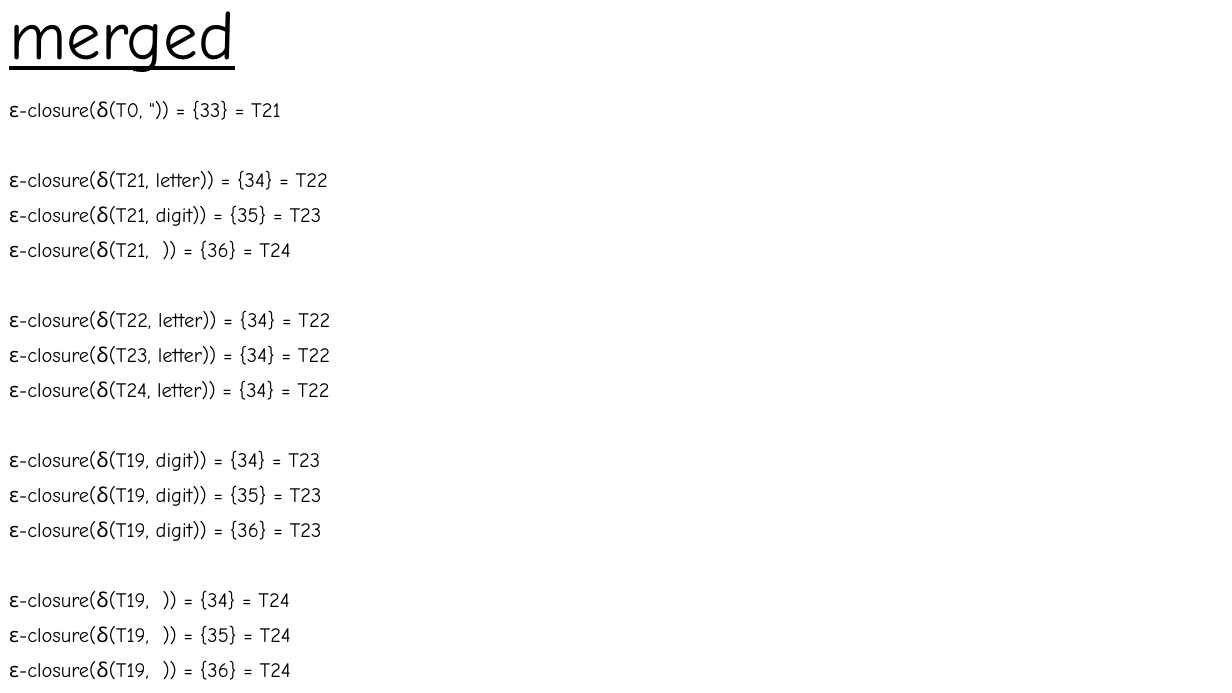
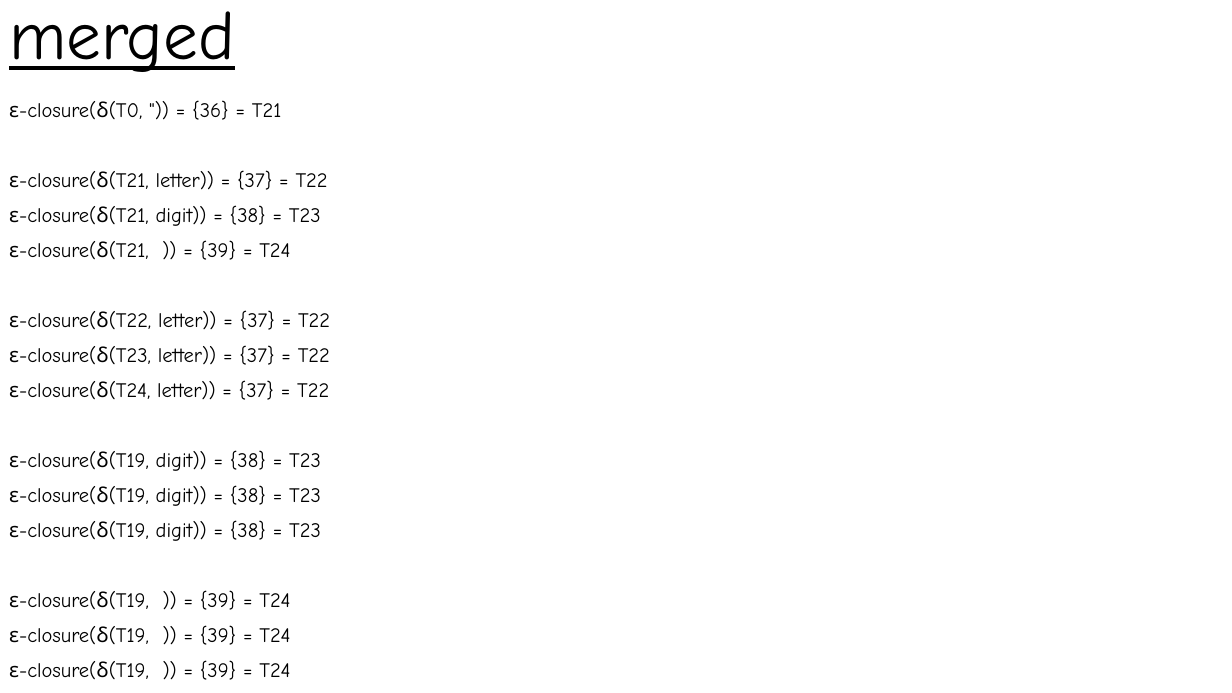
Before and after one commit to Absy-Serendipity/compiler, a slide deck: slide 39 of regular expression/NFA_DFA.pptx (slide 36 before the commit). Drawn at 1232x693 pixels with LibreOffice and Linux fonts; fonts in the diff are those of the drawing. Boxes give left, top, right and bottom in pixels: in the first picture for what was removed or moved away, otherwise in the second. Text is boxed around its words. In the diff, an @@ line names an element or a change of style, - is before the commit and + after.

```diff
--- a/regular expression/NFA_DFA.pptx
+++ b/regular expression/NFA_DFA.pptx
@@ text at (9, 100, 330, 680): text changed @@
-ε-closure(δ(T0, ")) = {33} = T21
-ε-closure(δ(T21, letter)) = {34} = T22
-ε-closure(δ(T21, digit)) = {35} = T23
-ε-closure(δ(T21, )) = {36} = T24
-ε-closure(δ(T22, letter)) = {34} = T22
-ε-closure(δ(T23, letter)) = {34} = T22
-ε-closure(δ(T24, letter)) = {34} = T22
-ε-closure(δ(T19, digit)) = {34} = T23
-ε-closure(δ(T19, digit)) = {35} = T23
-ε-closure(δ(T19, digit)) = {36} = T23
-ε-closure(δ(T19, )) = {34} = T24
-ε-closure(δ(T19, )) = {35} = T24
-ε-closure(δ(T19, )) = {36} = T24
+ε-closure(δ(T0, ")) = {36} = T21
+ε-closure(δ(T21, letter)) = {37} = T22
+ε-closure(δ(T21, digit)) = {38} = T23
+ε-closure(δ(T21, )) = {39} = T24
+ε-closure(δ(T22, letter)) = {37} = T22
+ε-closure(δ(T23, letter)) = {37} = T22
+ε-closure(δ(T24, letter)) = {37} = T22
+ε-closure(δ(T19, digit)) = {38} = T23
+ε-closure(δ(T19, digit)) = {38} = T23
+ε-closure(δ(T19, digit)) = {38} = T23
+ε-closure(δ(T19, )) = {39} = T24
+ε-closure(δ(T19, )) = {39} = T24
+ε-closure(δ(T19, )) = {39} = T24
```
Also in this commit, not shown: 13 other slides changed, 6 slides added, 3 slides removed, 26 other files.
